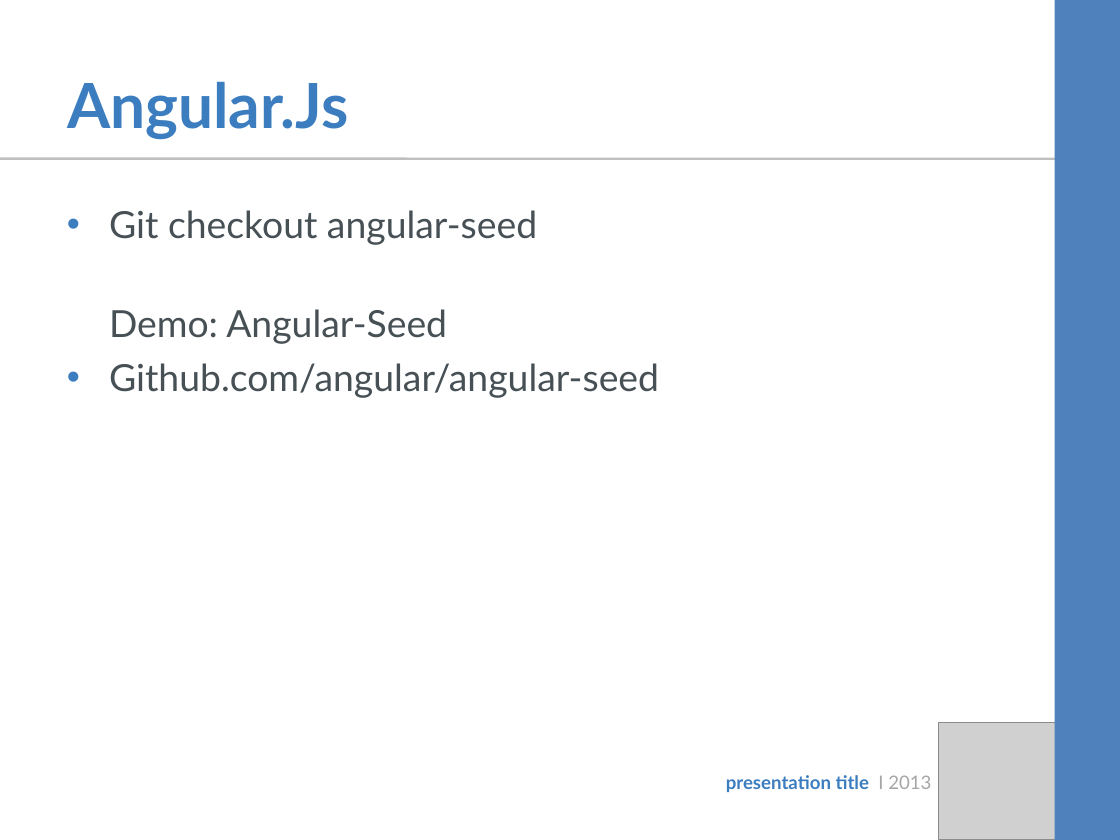
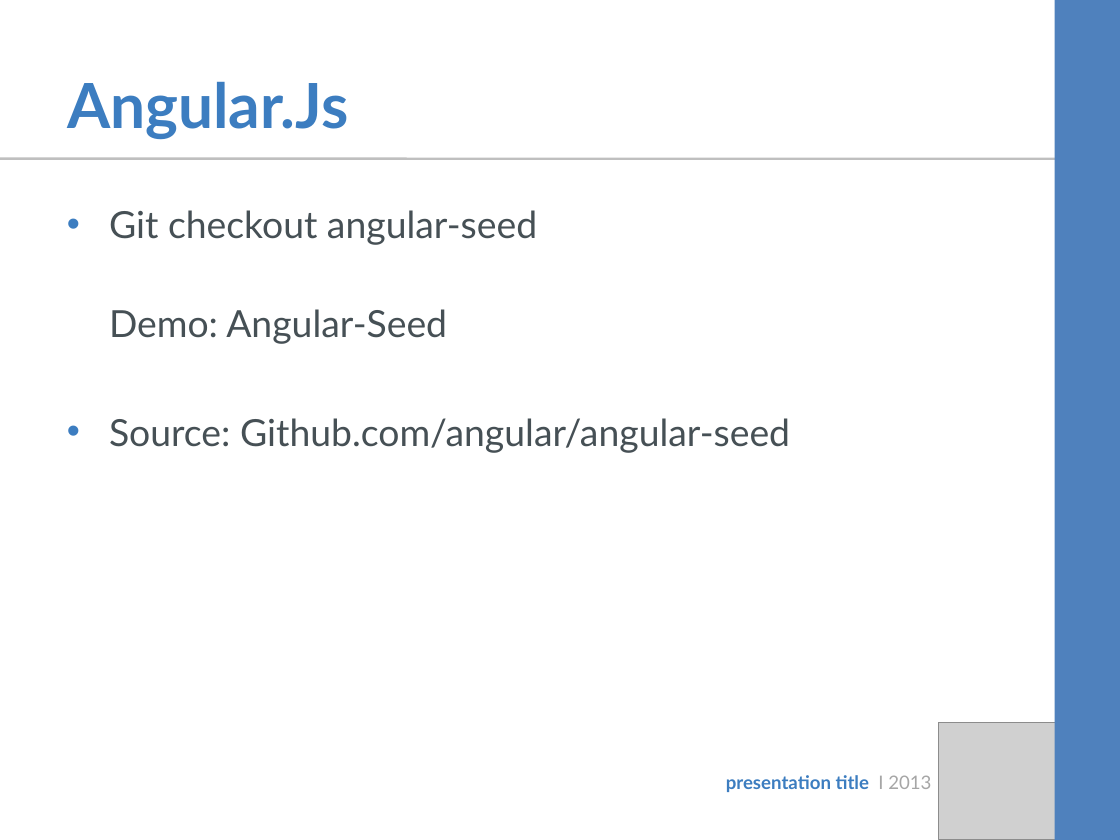
Before and after one commit to kimtuck/AngularDemo, a slide deck: slide 6 of Presentation/Angular Introduction.ppt. Drawn at 1120x840 pixels with LibreOffice and Linux fonts; fonts in the diff are those of the drawing; grey boxes stand for pictures. Boxes give left, top, right and bottom in pixels: in the first picture for what was removed or moved away, otherwise in the second. Text is boxed around its words. In the diff, an @@ line names an element or a change of style, - is before the commit and + after.

```diff
--- a/Presentation/Angular Introduction.ppt
+++ b/Presentation/Angular Introduction.ppt
@@ text at [109,418,790,453]: text changed @@
-• Github.com/angular/angular-seed
+• Source: Github.com/angular/angular-seed
```
Also in this commit, not shown: 1 slide added.
